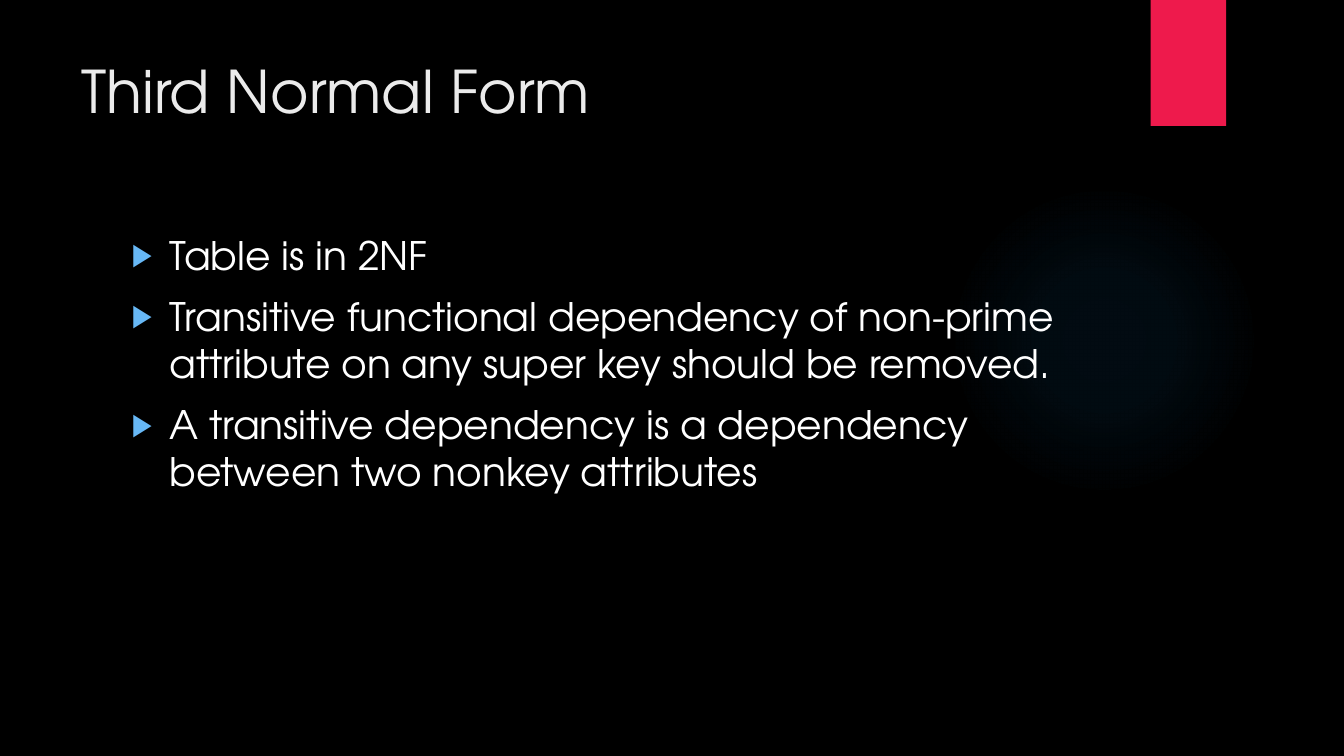
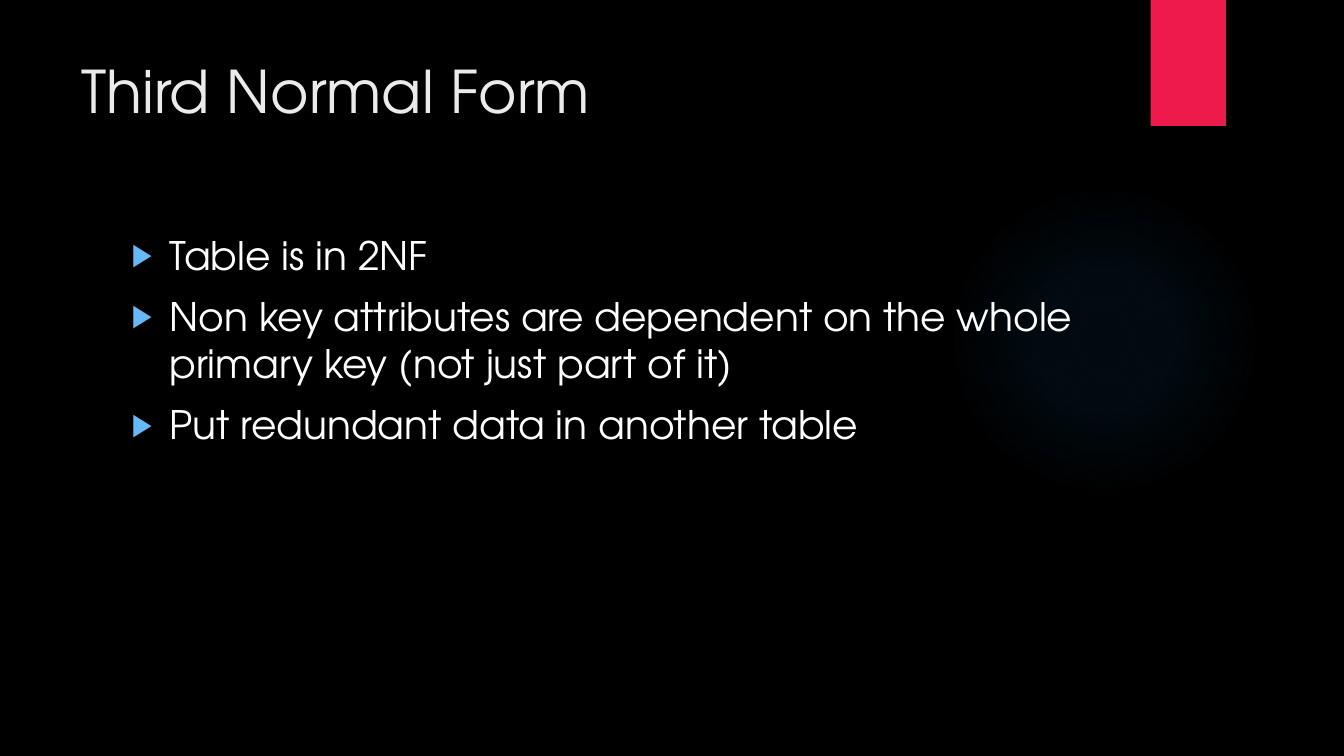
Before and after one commit to LogolsLLC/Logols-May2018, a slide deck: slide 14 of Slides/11_DataModeling_TrainingPlan.pptx. Drawn at 1344x756 pixels with LibreOffice and Linux fonts; fonts in the diff are those of the drawing; background and template pictures are left out. Boxes give left, top, right and bottom in pixels: in the first picture for what was removed or moved away, otherwise in the second. Text is boxed around its words. In the diff, an @@ line names an element or a change of style, - is before the commit and + after.

Commit message:
Data Modeling updates

```diff
--- a/Slides/11_DataModeling_TrainingPlan.pptx
+++ b/Slides/11_DataModeling_TrainingPlan.pptx
@@ text at [170,302,1072,440]: text changed @@
-▶ Transitive functional dependency of non-prime attribute on any super key should be removed.
-▶ A transitive dependency is a dependency between two nonkey attributes
+▶ Non key attributes are dependent on the whole primary key (not just part of it)
+▶ Put redundant data in another table
```
Also in this commit, not shown: 3 other slides changed, 1 other file.
